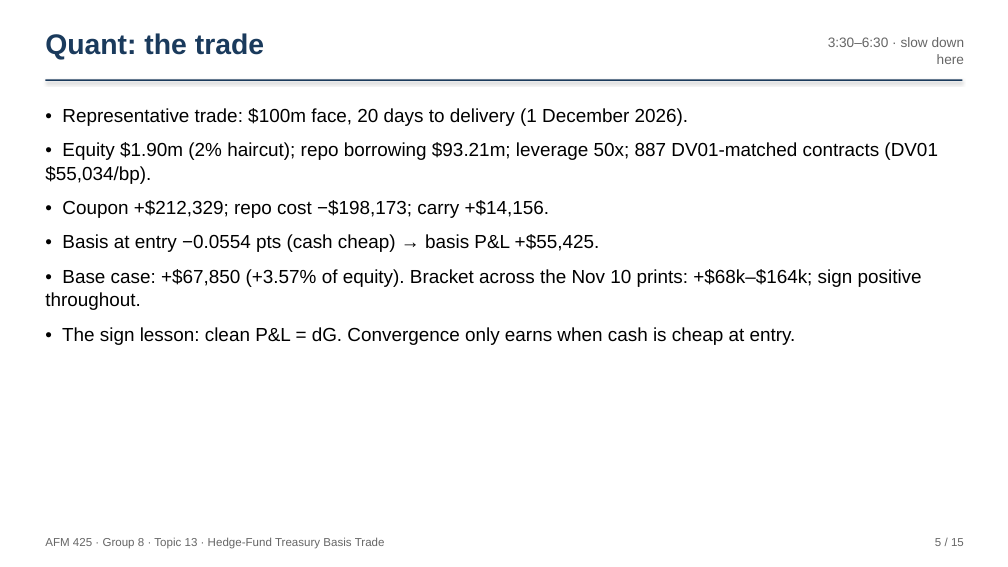
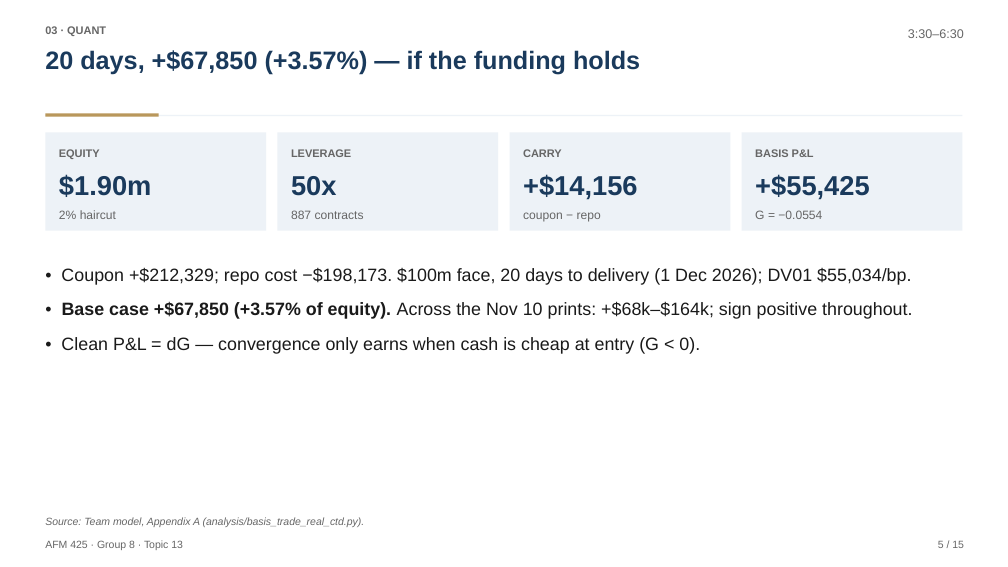
Before and after one commit to faketut/course, a slide deck: slide 5 of afm425/project/presentation/AFM425 Presentation Group 8.pptx. Drawn at 1008x567 pixels with LibreOffice and Linux fonts; fonts in the diff are those of the drawing. Boxes give left, top, right and bottom in pixels: in the first picture for what was removed or moved away, otherwise in the second. Text is boxed around its words. In the diff, an @@ line names an element or a change of style, - is before the commit and + after.

Commit message:
AFM425 Group 8: restyle deck PPTX (McKinsey/IB conventions)
- Action titles (claims with numbers), section kickers, source lines
- Navy cover, KPI band on quant slide, highlighted thesis row in stress table
- Numbered blocks for implications/takeaways. Content unchanged.

```diff
--- a/afm425/project/presentation/AFM425 Presentation Group 8.pptx
+++ b/afm425/project/presentation/AFM425 Presentation Group 8.pptx
@@ text at [45,26,106,36]: text changed; size 27 to 10.5 pt; text colour #1A3A5C to #666666 @@
-Quant: the trade
+03 · QUANT
@@ text at [908,29,964,38]: text changed; size 13 to 12 pt @@
-3:30–6:30 · slow down here
+3:30–6:30
@@ text added at [45,50,640,74], 24 pt, text #1A3A5C, bold @@
+20 days, +$67,850 (+3.57%) — if the funding holds
@@ rectangle: place and size @@
-rectangle at [45,79,963,81]
+rectangle at [45,115,963,116]
@@ rectangle at [45,115,963,116]: fill #1A3A5C to #EDF2F7; shadow off @@
@@ rectangle added at [45,113,159,116], fill #B9975B @@
@@ rectangle added at [45,132,266,231], fill #EDF2F7 @@
@@ text added at [59,149,100,159], 10.5 pt, text #666666, bold @@
+EQUITY
@@ rectangle added at [278,132,498,231], fill #EDF2F7 @@
@@ text added at [291,149,351,157], 10.5 pt, text #666666, bold @@
+LEVERAGE
@@ rectangle added at [510,132,730,231], fill #EDF2F7 @@
@@ text added at [523,149,562,157], 10.5 pt, text #666666, bold @@
+CARRY
@@ rectangle added at [742,132,963,231], fill #EDF2F7 @@
@@ text added at [755,149,814,157], 10.5 pt, text #666666, bold @@
+BASIS P&L
@@ text added at [59,174,152,197], 26 pt, text #1A3A5C, bold @@
+$1.90m
@@ text added at [291,176,337,196], 26 pt, text #1A3A5C, bold @@
+50x
@@ text added at [523,174,638,200], 26 pt, text #1A3A5C, bold @@
++$14,156
@@ text added at [755,174,870,200], 26 pt, text #1A3A5C, bold @@
++$55,425
@@ text added at [59,210,116,219], 11.5 pt, text #666666 @@
+2% haircut
@@ text added at [291,210,364,219], 11.5 pt, text #666666 @@
+887 contracts
@@ text added at [523,212,601,221], 11.5 pt, text #666666 @@
+coupon − repo
@@ text added at [755,210,822,219], 11.5 pt, text #666666 @@
+G = −0.0554
@@ text at [61,267,912,354]: text changed; size 18 to 17 pt; text colour #000000 to #1A1A1A @@
-• Representative trade: $100m face, 20 days to delivery (1 December 2026).
-• Equity $1.90m (2% haircut); repo borrowing $93.21m; leverage 50x; 887 DV01-matched contracts (DV01 $55,034/bp).
-• Coupon +$212,329; repo cost −$198,173; carry +$14,156.
-• Basis at entry −0.0554 pts (cash cheap) → basis P&L +$55,425.
-• Base case: +$67,850 (+3.57% of equity). Bracket across the Nov 10 prints: +$68k–$164k; sign positive throughout.
-• The sign lesson: clean P&L = dG. Convergence only earns when cash is cheap at entry.
+• Coupon +$212,329; repo cost −$198,173. $100m face, 20 days to delivery (1 Dec 2026); DV01 $55,034/bp.
+• Base case +$67,850 (+3.57% of equity). Across the Nov 10 prints: +$68k–$164k; sign positive throughout.
+• Clean P&L = dG — convergence only earns when cash is cheap at entry (G < 0).
@@ text added at [45,517,365,527], 10 pt, text #666666, italic @@
+Source: Team model, Appendix A (analysis/basis_trade_real_ctd.py).
@@ text "5 / 15" at [938,541,964,548]: size 11 to 10 pt; line spacing 1 to 1.1; more space between paragraphs @@
@@ text at [45,540,183,550]: text changed; size 11 to 10 pt @@
-AFM 425 · Group 8 · Topic 13 · Hedge-Fund Treasury Basis Trade
+AFM 425 · Group 8 · Topic 13
```
Also in this commit, not shown: 14 other slides changed.
